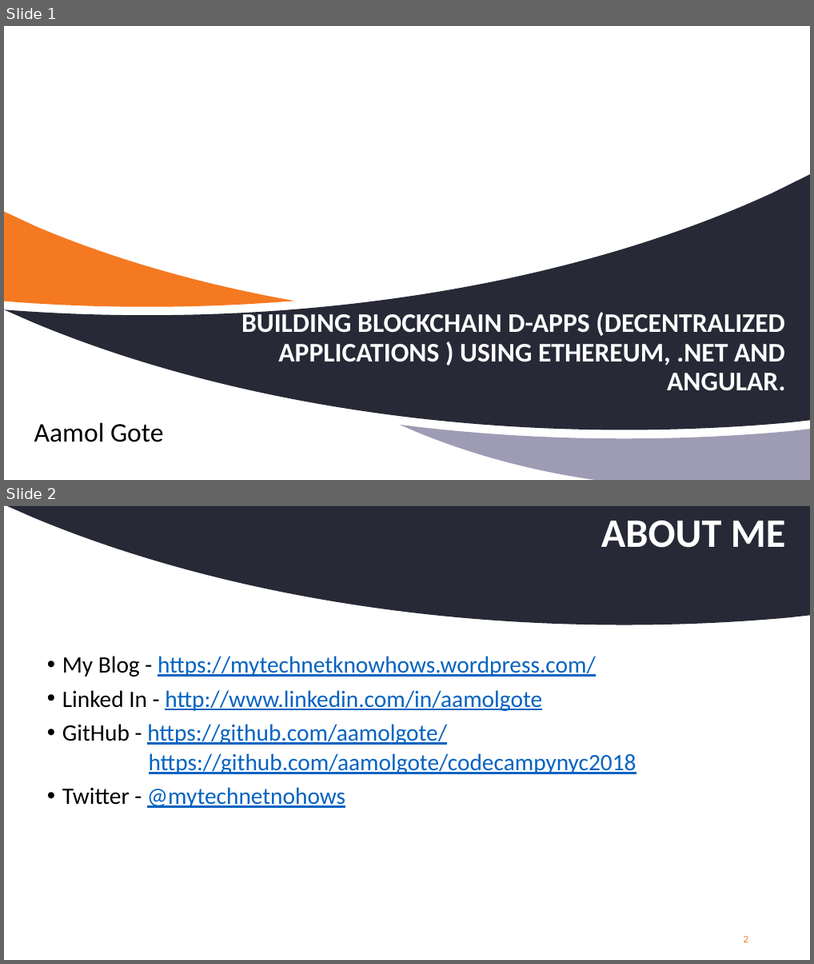
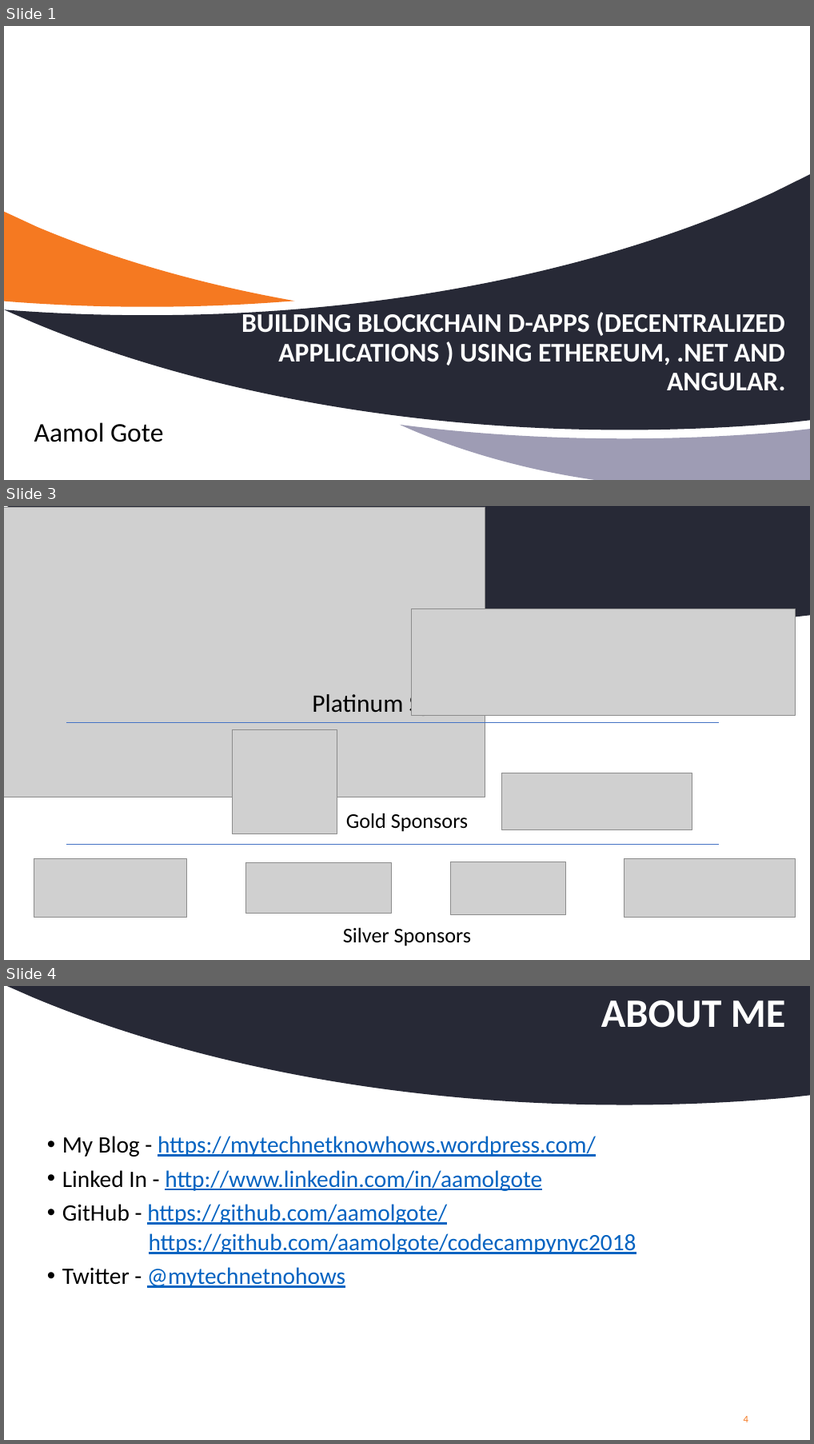
Before and after one commit to aamolgote/codecampnyc2018, a slide deck: PPTX/BAAS.pptx. Shown one above the other, each under a label of ours: slides 1 and 2 before the commit, slides 1, 3 and 4 after it; the slides between them are not shown. The pictures are 814x964 and 814x1444 pixels, drawn with LibreOffice and Linux fonts; fonts in the diff are those of the drawing; grey boxes stand for pictures; background and template pictures are left out. Boxes give left, top, right and bottom in pixels: in the first picture for what was removed or moved away, otherwise in the second. Text is boxed around its words. In the diff, an @@ line names an element or a change of style, - is before the commit and + after.

Commit message:
Updated sponsor slides

```diff
--- a/PPTX/BAAS.pptx
+++ b/PPTX/BAAS.pptx
@@ slide 3 added at <box>4,506,810,960</box>, background #FFFFFF; not listed: 1 template element that a slide beside it also shows @@
@@ picture added at <box>4,508,485,797</box> @@
@@ picture added at <box>412,609,795,716</box> @@
@@ text added at <box>312,691,502,718</box>, 30 pt, text #000000 @@
+Platinum Sponsors
@@ line added from (66, 722) to (720, 722), #4472C4 0.5 pt @@
@@ picture added at <box>233,729,338,834</box> @@
@@ picture added at <box>502,772,693,830</box> @@
@@ text added at <box>346,812,468,832</box>, 25 pt, text #000000 @@
+Gold Sponsors
@@ picture added at <box>34,858,187,916</box> @@
@@ line added from (66, 844) to (720, 844), #4472C4 0.5 pt @@
@@ picture added at <box>246,863,392,913</box> @@
@@ picture added at <box>450,861,566,914</box> @@
@@ picture added at <box>625,858,796,916</box> @@
@@ text added at <box>343,927,471,946</box>, 25 pt, text #000000 @@
+Silver Sponsors
@@ what was slide 2 is now slide 4 @@
@@ page number at <box>744,1416,749,1422</box>: text changed @@
-2
+4
```
Also in this commit, not shown: 1 other slide added.
